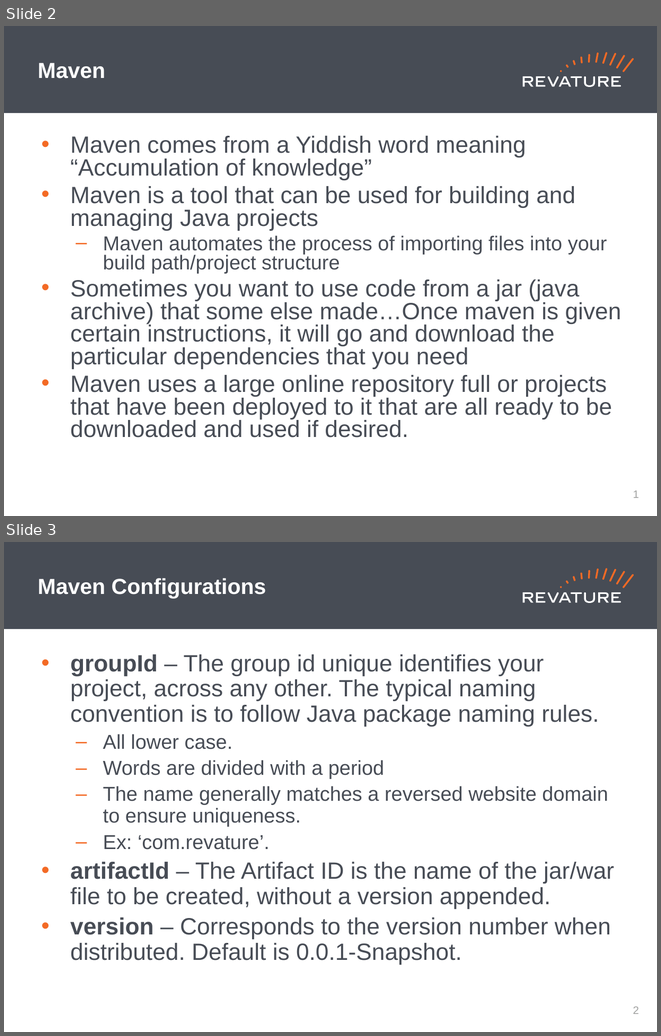
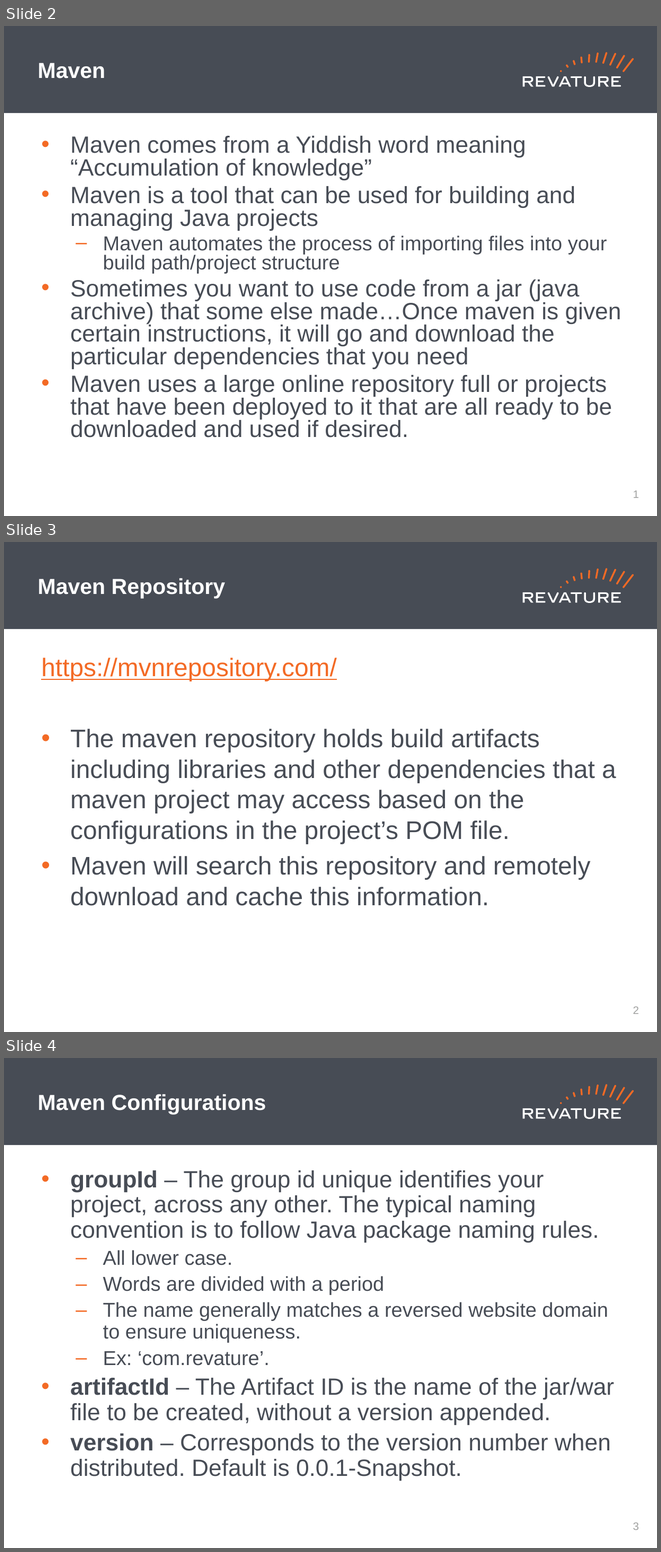
Before and after one commit to jhigherevature/8302021_RAP, a slide deck: powerpoints/Day_25.pptx. Shown one above the other, each under a label of ours: slides 2 and 3 before the commit, slides 2, 3 and 4 after it. The pictures are 661x1036 and 661x1552 pixels, drawn with LibreOffice and Linux fonts; fonts in the diff are those of the drawing. Boxes give left, top, right and bottom in pixels: in the first picture for what was removed or moved away, otherwise in the second. Text is boxed around its words. In the diff, an @@ line names an element or a change of style, - is before the commit and + after.

```diff
--- a/powerpoints/Day_25.pptx
+++ b/powerpoints/Day_25.pptx
@@ slide 3 added at (4,542,657,1032), background #FFFFFF; not listed: 19 template elements that a slide beside it also shows @@
@@ title added at (38,578,225,598), 24 pt, text #FFFFFF, bold @@
+Maven Repository
@@ text added at (41,658,616,906), 28 pt, text #474C55 @@
+https://mvnrepository.com/
+• The maven repository holds build artifacts including libraries and other dependencies that a maven project may access based on the configurations in the project’s POM file.
+• Maven will search this repository and remotely download and cache this information.
@@ page number added at (633,1006,639,1014), 12 pt, text #A0A1A0 @@
+2
@@ what was slide 3 is now slide 4 @@
@@ page number at (633,1522,639,1530): text changed @@
-2
+3
```
Also in this commit, not shown: 2 slides changed, 7 other slides added, 2 slides removed, 1 other file.
